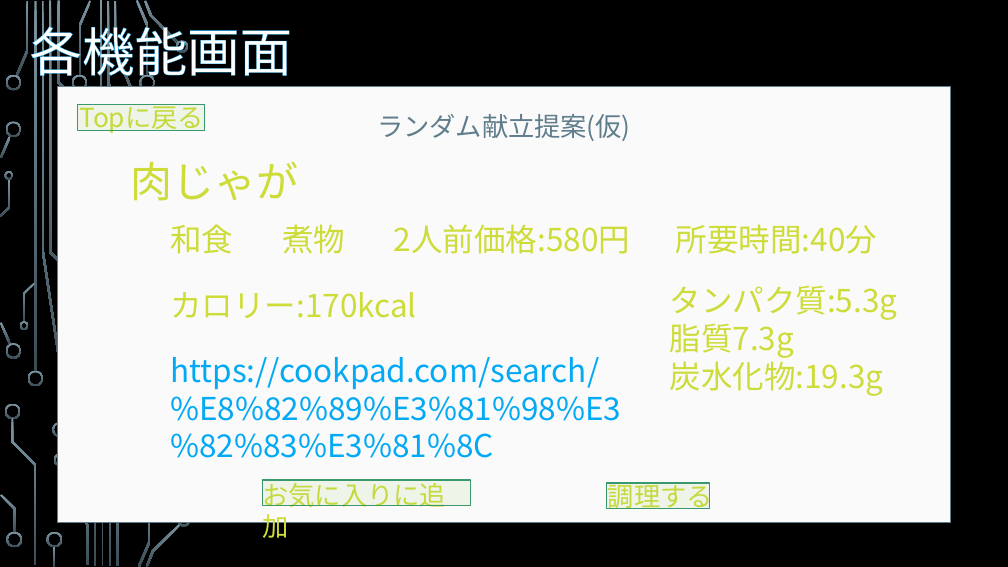
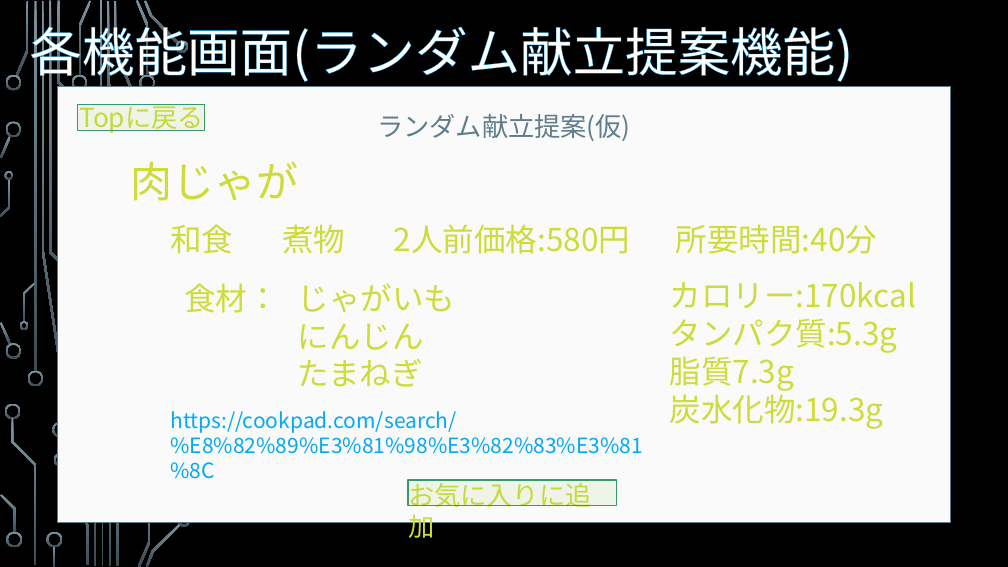
Before and after one commit to Simulaclia/MenuSuggester, a slide deck: slide 9 of doc/ER/献提 -MenuSuggester-.pptx (slide 7 before the commit). Drawn at 1008x567 pixels with LibreOffice and Linux fonts; fonts in the diff are those of the drawing; background and template pictures are left out. Boxes give left, top, right and bottom in pixels: in the first picture for what was removed or moved away, otherwise in the second. Text is boxed around its words. In the diff, an @@ line names an element or a change of style, - is before the commit and + after.

```diff
--- a/doc/ER/献提 -MenuSuggester-.pptx
+++ b/doc/ER/献提 -MenuSuggester-.pptx
@@ text at bbox=[30, 17, 854, 84]: text changed @@
-各機能画面
+各機能画面(ランダム献立提案機能)
@@ text removed at bbox=[170, 292, 416, 318] @@
-カロリー:170kcal
@@ text added at bbox=[184, 283, 455, 387], 30 pt, text #CDDC39 @@
+食材： じゃがいも
+にんじん
+たまねぎ
@@ text at bbox=[670, 282, 916, 308]: paragraph added @@
+カロリー:170kcal
@@ text "https://cookpad.com/search/%E8%82%89%E3%81%98%E3%82%83%E3%81 ...": place and size @@
-text "https://cookpad.com/search/%E8%82%89%E3%81%98%E3%82%83%E3%81 ..." at bbox=[170, 357, 621, 458]
+text "https://cookpad.com/search/%E8%82%89%E3%81%98%E3%82%83%E3%81 ..." at bbox=[170, 411, 643, 454]
@@ text "https://cookpad.com/search/%E8%82%89%E3%81%98%E3%82%83%E3%81 ..." at bbox=[170, 411, 643, 454]: size 30 to 20 pt @@
@@ text "お気に入りに追加": place and size @@
-text "お気に入りに追加" at bbox=[262, 479, 446, 543]
+text "お気に入りに追加" at bbox=[408, 479, 592, 543]
@@ rectangle: place and size @@
-rectangle at bbox=[262, 480, 471, 506]
+rectangle at bbox=[408, 480, 617, 506]
@@ rectangle removed at bbox=[606, 483, 709, 509] @@
@@ text removed at bbox=[608, 482, 713, 509] @@
-調理する
```
Also in this commit, not shown: 4 other slides changed, 8 slides added, 1 other file.
